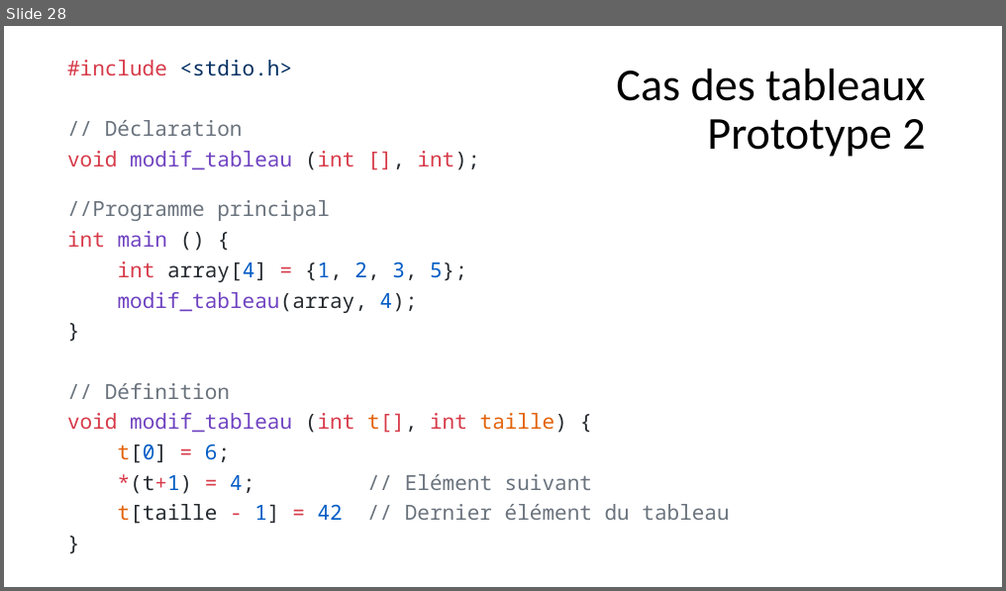
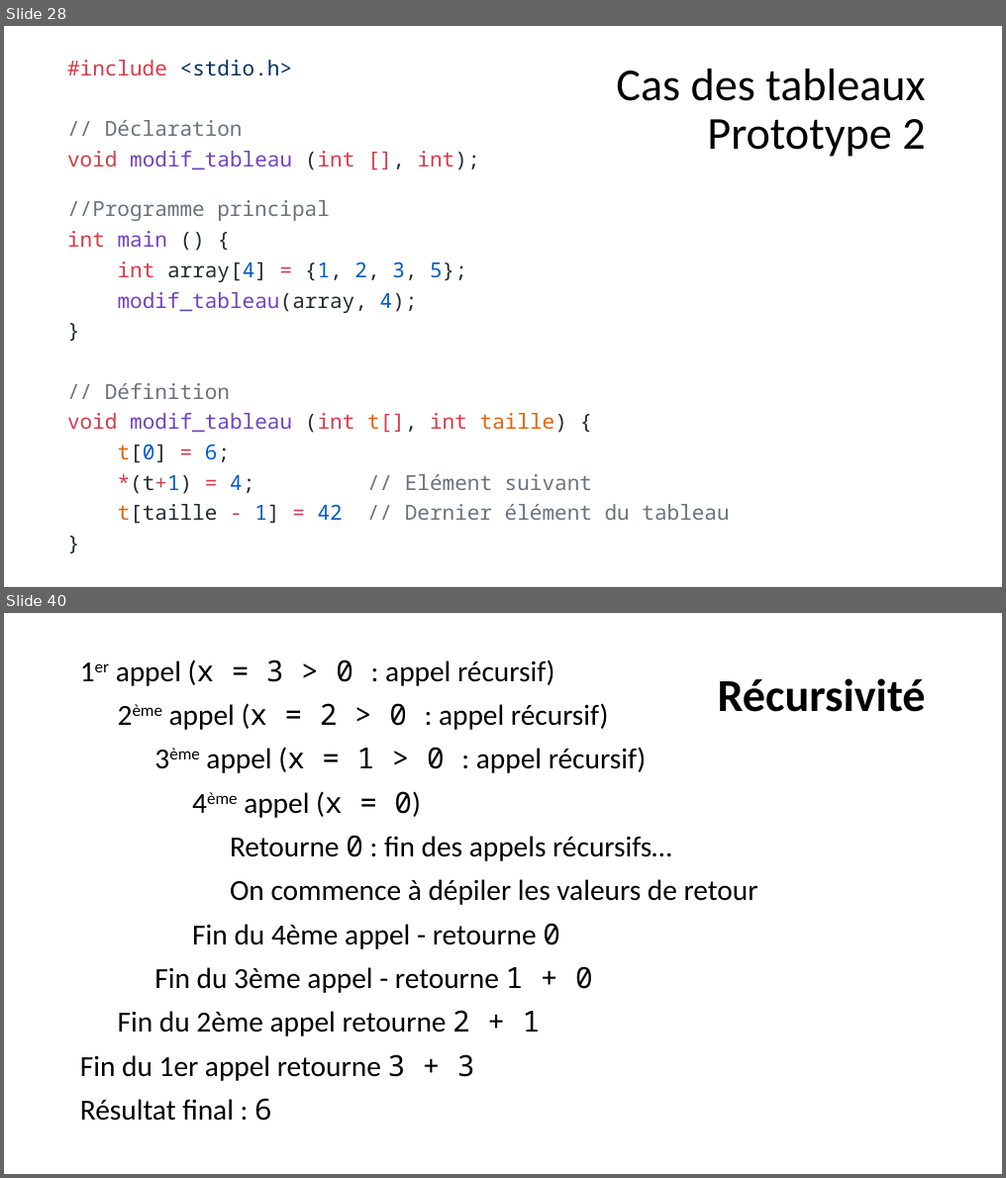
Before and after one commit to Firestorm49/bts-1, a slide deck: 02_C/05_Fonctions/Fonctions.pptx. Shown one above the other, each under a label of ours: slide 28 before the commit, slides 28 and 40 after it; the slides between them are not shown. The pictures are 1006x591 and 1006x1178 pixels, drawn with LibreOffice and Linux fonts; fonts in the diff are those of the drawing. Boxes give left, top, right and bottom in pixels: in the first picture for what was removed or moved away, otherwise in the second. Text is boxed around its words. In the diff, an @@ line names an element or a change of style, - is before the commit and + after.

```diff
--- a/02_C/05_Fonctions/Fonctions.pptx
+++ b/02_C/05_Fonctions/Fonctions.pptx
@@ slide 40 added at (x1=4, y1=613, x2=1002, y2=1174), background #FFFFFF @@
@@ text added at (x1=80, y1=660, x2=758, y2=1121), 28 pt, text #000000 @@
+1er appel (x = 3 > 0 : appel récursif)
+  2ème appel (x = 2 > 0 : appel récursif)
+    3ème appel (x = 1 > 0 : appel récursif)
+      4ème appel (x = 0)
+        Retourne 0 : fin des appels récursifs…
+        On commence à dépiler les valeurs de retour
+      Fin du 4ème appel - retourne 0
+    Fin du 3ème appel - retourne 1 + 0
+  Fin du 2ème appel retourne 2 + 1
+Fin du 1er appel retourne 3 + 3
+Résultat final : 6
@@ title added at (x1=718, y1=678, x2=926, y2=712), 44 pt, text #000000, bold @@
+Récursivité
```
Also in this commit, not shown: 12 other slides added, 3 other files.
